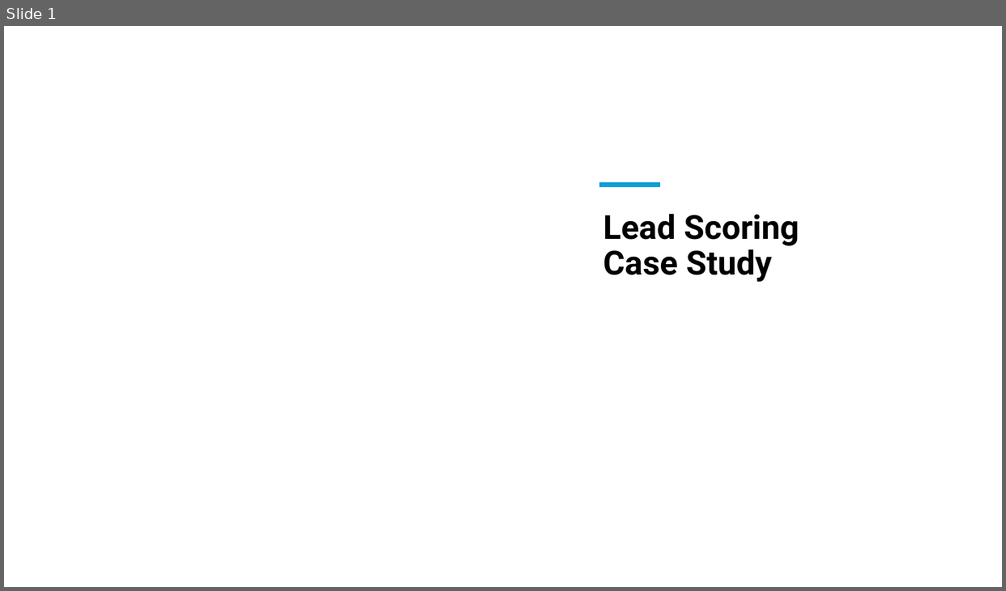
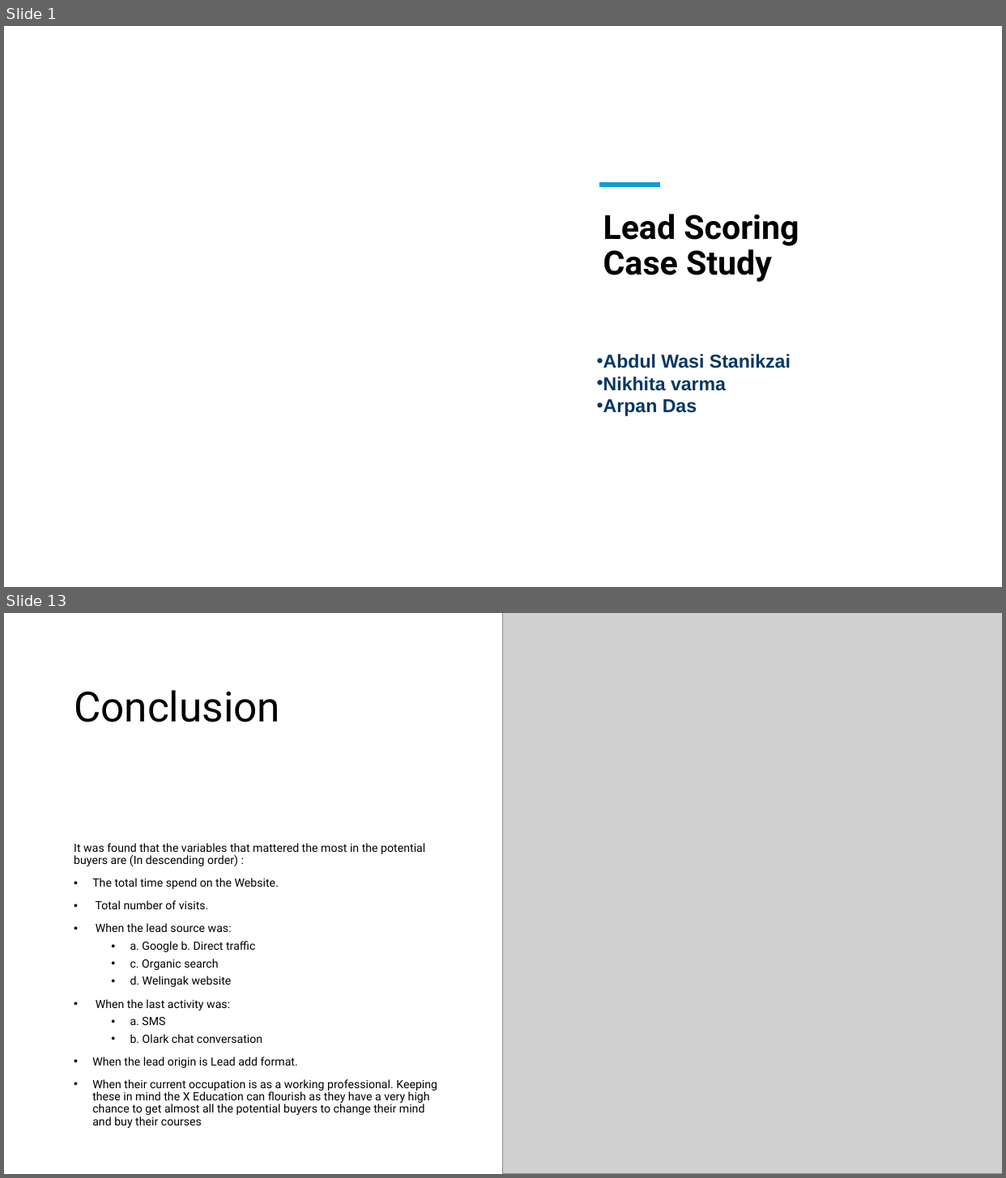
Before and after one commit to Wasistanikzai/Lead-Scoring-Case-Study, a slide deck: Presentation of Case Study.pptx. Shown one above the other, each under a label of ours: slide 1 before the commit, slides 1 and 13 after it; the slides between them are not shown. The pictures are 1006x591 and 1006x1178 pixels, drawn with LibreOffice and Linux fonts; fonts in the diff are those of the drawing; grey boxes stand for pictures; background and template pictures are left out. Boxes give left, top, right and bottom in pixels: in the first picture for what was removed or moved away, otherwise in the second. Text is boxed around its words. In the diff, an @@ line names an element or a change of style, - is before the commit and + after.

```diff
--- a/Presentation of Case Study.pptx
+++ b/Presentation of Case Study.pptx
@@ slide 13 added at <box>4,613,1002,1174</box>, background #FFFFFF @@
@@ rectangle added at <box>4,613,701,800</box>, fill #FFFFFF @@
@@ picture added at <box>503,613,1002,1174</box> @@
@@ title added at <box>74,690,280,722</box>, 40 pt, text #000000 @@
+Conclusion
@@ text added at <box>74,843,437,1128</box>, 11 pt, text #000000 @@
+It was found that the variables that mattered the most in the potential buyers are (In descending order) :
+• The total time spend on the Website.
+• Total number of visits.
+• When the lead source was:
+  • a. Google b. Direct traffic
+  • c. Organic search
+  • d. Welingak website
+• When the last activity was:
+  • a. SMS
+  • b. Olark chat conversation
+• When the lead origin is Lead add format.
+• When their current occupation is as a working professional. Keeping these in mind the X Education can flourish as they have a very high chance to get almost all the potential buyers to change their mind and buy their courses
@@ slide 1 changed as well @@
@@ text added at <box>603,354,791,416</box>, 18 pt, text #073763, bold @@
+• Abdul Wasi Stanikzai
+• Nikhita varma
+• Arpan Das
```
Also in this commit, not shown: 2 other slides changed, 9 other slides added, 5 slides removed, 7 other files.
